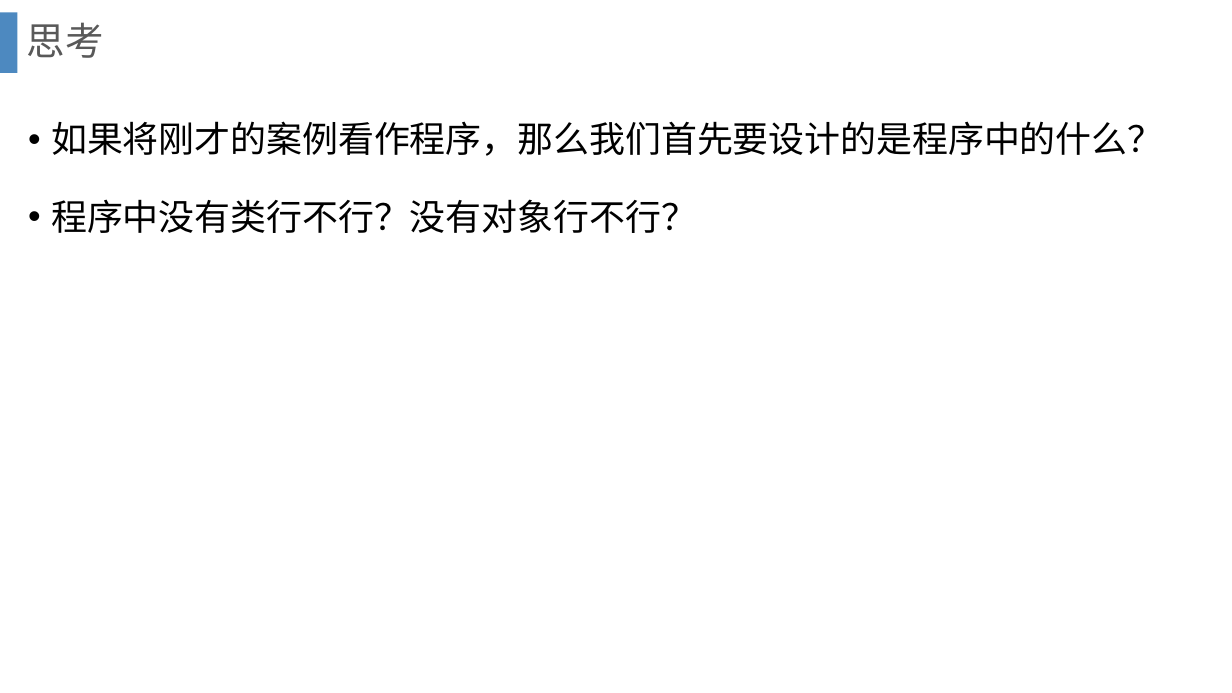
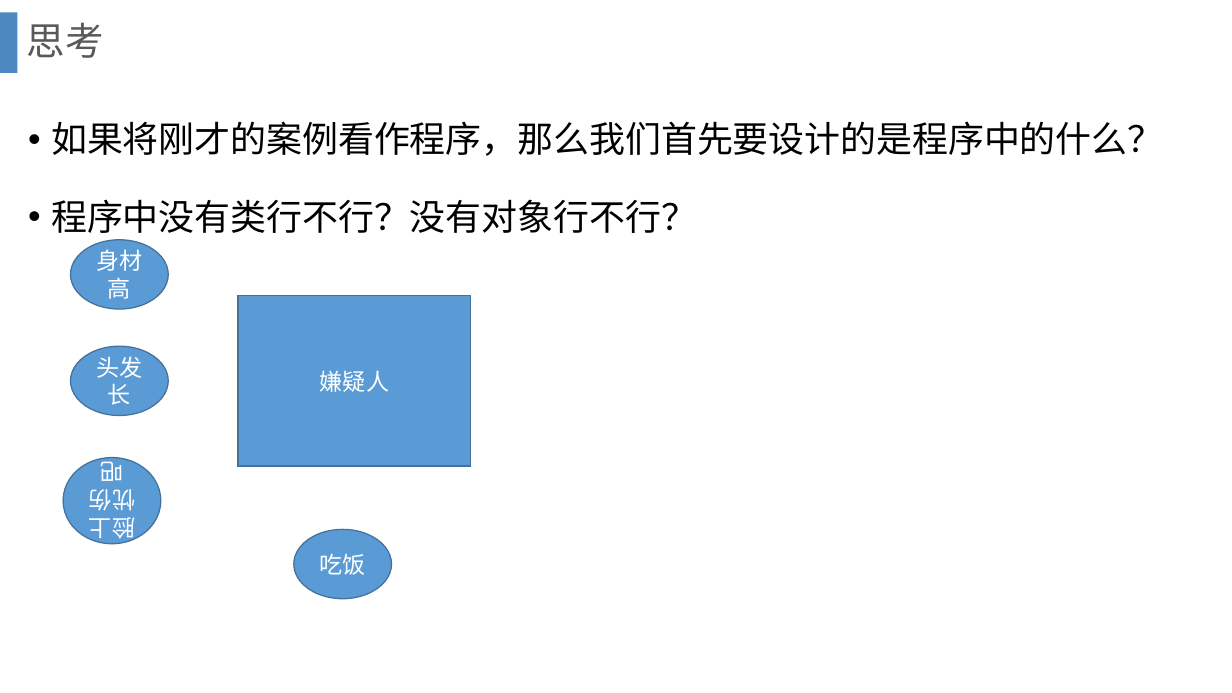
Before and after one commit to gcl-ant/study, a slide deck: slide 13 of gcl/教案/JavaPPT/JavaPPT/4.pptx. Drawn at 1232x693 pixels with LibreOffice and Linux fonts; fonts in the diff are those of the drawing; background and template pictures are left out. Boxes give left, top, right and bottom in pixels: in the first picture for what was removed or moved away, otherwise in the second. Text is boxed around its words. In the diff, an @@ line names an element or a change of style, - is before the commit and + after.

```diff
--- a/gcl/教案/JavaPPT/JavaPPT/4.pptx
+++ b/gcl/教案/JavaPPT/JavaPPT/4.pptx
@@ ellipse added at (70,239,168,309), fill #5B9BD5, outline #43739E 1 pt, 18 pt, text #FFFFFF @@
+身材高
@@ rectangle added at (238,296,471,467), fill #5B9BD5, outline #43739E 1 pt, 18 pt, text #FFFFFF @@
+嫌疑人
@@ ellipse added at (70,347,168,416), fill #5B9BD5, outline #43739E 1 pt, 18 pt, text #FFFFFF @@
+头发长
@@ ellipse added at (63,457,161,543), fill #5B9BD5, outline #43739E 1 pt, 18 pt, text #FFFFFF @@
+脸上忧伤吧
@@ ellipse added at (294,530,392,599), fill #5B9BD5, outline #43739E 1 pt, 18 pt, text #FFFFFF @@
+吃饭
```
Also in this commit, not shown: 6 other slides changed, 9 other files.
